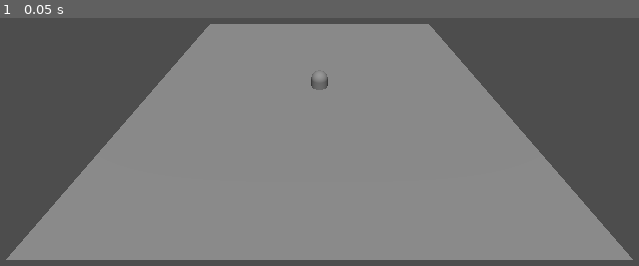
Above: before the commit, frame 1.
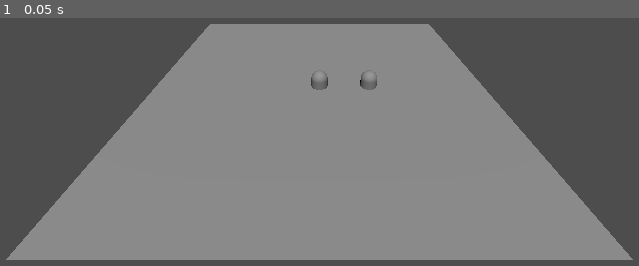
Above: after the commit, the same moment.

Repository: ZenanXing21/AI-NPC-Autonomous-World
Game: Godot game, scene res://scenes/town.tscn
Same seed, same stepped clock (60 frames per second), same inputs: the game is played once before the commit and once after it.
Inputs:
- Up to frame 1 (0.05 s): no input

The runs differ from the first frame. In frame 1, less than 0.1% of the frame differs, in the area x 56-59%, y 21-30%.
Error after the commit: Parse Error: Cannot infer the type of "target_pos" variable because the value doesn't have a set type. (res://scripts/npc_state_machine.gd:86)

Commit message:
Add Area3D-based NPC perception integrated with FSM

Diff:
--- a/scenes/town.tscn
+++ b/scenes/town.tscn
@@ -1,7 +1,7 @@
 [gd_scene format=3 uid="uid://c8a5067wldmr5"]
 
-[ext_resource type="Script" path="res://scripts/npc_bt_controller.gd" id="1_gt07c"]
-[ext_resource type="Resource" path="res://assets/ai/npc_behavior_tree.tres" id="2_bt"]
+[ext_resource type="Script" path="res://scripts/npc_state_machine.gd" id="1_gt07c"]
+[ext_resource type="Script" path="res://scripts/npc_perception.gd" id="2_sense"]
 
 [sub_resource type="NavigationMesh" id="NavigationMesh_vaf5k"]
 vertices = PackedVector3Array(-9.5, 0.5, -9.5, -9.5, 0.5, 9.5, 9.5, 0.5, 9.5, 9.5, 0.5, -9.5)
@@ -14,6 +14,9 @@
 
 [sub_resource type="CapsuleShape3D" id="CapsuleShape3D_ms2es"]
 
+[sub_resource type="SphereShape3D" id="SphereShape3D_perception"]
+radius = 6.0
+
 [node name="Game" type="Node3D" unique_id=1881319710]
 
 [node name="NavigationRegion3D" type="NavigationRegion3D" parent="." unique_id=721475733]
@@ -24,7 +27,6 @@
 
 [node name="CharacterBody3D" type="CharacterBody3D" parent="." unique_id=1797099388]
 script = ExtResource("1_gt07c")
-behavior_tree = ExtResource("2_bt")
 
 [node name="MeshInstance3D" type="MeshInstance3D" parent="CharacterBody3D" unique_id=1687184594]
 mesh = SubResource("CapsuleMesh_f2a5t")
@@ -37,6 +39,24 @@
 target_desired_distance = 0.5
 max_speed = 3.0
 
+[node name="PerceptionArea" type="Area3D" parent="CharacterBody3D"]
+script = ExtResource("2_sense")
+monitoring = true
+monitorable = true
+
+[node name="CollisionShape3D" type="CollisionShape3D" parent="CharacterBody3D/PerceptionArea"]
+shape = SubResource("SphereShape3D_perception")
+
+
+[node name="Player" type="CharacterBody3D" parent="." groups=["player"]]
+transform = Transform3D(1, 0, 0, 0, 1, 0, 0, 0, 1, 3, 0, 0)
+
+[node name="MeshInstance3D" type="MeshInstance3D" parent="Player"]
+mesh = SubResource("CapsuleMesh_f2a5t")
+
+[node name="CollisionShape3D" type="CollisionShape3D" parent="Player"]
+shape = SubResource("CapsuleShape3D_ms2es")
+
 [node name="Camera3D" type="Camera3D" parent="." unique_id=177350410]
 transform = Transform3D(1, 0, 0, 0, 0.8660254, 0.5, 0, -0.5, 0.8660254, 0, 10, 15)
 current = true
--- /dev/null
+++ b/scripts/npc_perception.gd
@@ -0,0 +1,64 @@
+extends Area3D
+
+signal target_seen(target: Node3D)
+signal target_lost(target: Node3D)
+
+@export var target_group: StringName = &"player"
+
+var owner_npc: Node
+
+func _ready() -> void:
+	owner_npc = get_parent()
+	if not body_entered.is_connected(_on_body_entered):
+		body_entered.connect(_on_body_entered)
+	if not body_exited.is_connected(_on_body_exited):
+		body_exited.connect(_on_body_exited)
+	_ensure_blackboard_keys()
+	print("[Perception] Ready. Monitoring targets in group: ", target_group)
+
+func _ensure_blackboard_keys() -> void:
+	if owner_npc == null:
+		return
+	if owner_npc.get("blackboard") == null:
+		owner_npc.set("blackboard", {})
+	var blackboard: Dictionary = owner_npc.get("blackboard")
+	if not blackboard.has("seen_targets"):
+		blackboard["seen_targets"] = []
+	owner_npc.set("blackboard", blackboard)
+
+func _on_body_entered(body: Node3D) -> void:
+	if not _is_valid_target(body):
+		return
+	_ensure_blackboard_keys()
+	var blackboard: Dictionary = owner_npc.get("blackboard")
+	var seen_targets: Array = blackboard.get("seen_targets", [])
+	if not seen_targets.has(body):
+		seen_targets.append(body)
+	blackboard["seen_targets"] = seen_targets
+	blackboard["current_target"] = body
+	owner_npc.set("blackboard", blackboard)
+	emit_signal("target_seen", body)
+	print("[Perception] Target seen: ", body.name)
+
+func _on_body_exited(body: Node3D) -> void:
+	if owner_npc == null:
+		return
+	if not _is_valid_target(body):
+		return
+	_ensure_blackboard_keys()
+	var blackboard: Dictionary = owner_npc.get("blackboard")
+	var seen_targets: Array = blackboard.get("seen_targets", [])
+	seen_targets.erase(body)
+	blackboard["seen_targets"] = seen_targets
+	if blackboard.get("current_target") == body:
+		blackboard.erase("current_target")
+	owner_npc.set("blackboard", blackboard)
+	emit_signal("target_lost", body)
+	print("[Perception] Target lost: ", body.name)
+
+func _is_valid_target(body: Node3D) -> bool:
+	if body == null:
+		return false
+	if target_group != StringName() and not body.is_in_group(target_group):
+		return false
+	return true
--- a/scripts/npc_state_machine.gd
+++ b/scripts/npc_state_machine.gd
@@ -12,9 +12,14 @@
 @export var player_path: NodePath
 
 @onready var nav_agent: NavigationAgent3D = $NavigationAgent3D
+@onready var perception_area: Area3D = $PerceptionArea
 
 var current_state: State
-var states := {}
+var states: Dictionary = {}
+var blackboard: Dictionary = {
+	"seen_targets": [],
+}
+
 var wait_time_left: float = 0.0
 var lost_player_timer: float = 0.0
 var patrol_target: Vector3
@@ -46,7 +51,7 @@
 		print("[FSM] Enter PatrolState")
 	func physics_update(npc, delta: float) -> void:
 		if npc.can_sense_player():
-			npc.investigate_target = npc.player.global_position
+			npc.investigate_target = npc.get_target_position()
 			npc.change_state("InvestigateState")
 			return
 
@@ -78,14 +83,15 @@
 	func physics_update(npc, delta: float) -> void:
 		if npc.can_sense_player():
 			npc.lost_player_timer = 0.0
-			npc.set_navigation_target(npc.player.global_position)
+			var target_pos := npc.get_target_position()
+			npc.set_navigation_target(target_pos)
 			npc.move_along_path(delta)
-			if npc.global_position.distance_to(npc.player.global_position) <= npc.chase_distance:
-				print("[FSM] Close to player while chasing")
+			if npc.global_position.distance_to(target_pos) <= npc.chase_distance:
+				print("[FSM] Close to target while chasing")
 		else:
 			npc.lost_player_timer += delta
 			if npc.lost_player_timer >= npc.lose_player_after_seconds:
-				print("[FSM] Player lost. Returning to patrol")
+				print("[FSM] Target lost. Returning to patrol")
 				npc.change_state("PatrolState")
 				return
 			npc.move_along_path(delta)
@@ -98,8 +104,12 @@
 		player = get_tree().get_first_node_in_group("player") as Node3D
 	if player == null:
 		player = get_parent().get_node_or_null("Camera3D") as Node3D
-	if player == null:
-		push_warning("[FSM] No player node assigned/found; NPC will stay in patrol behavior.")
+
+	if perception_area != null:
+		if perception_area.has_signal("target_seen") and not perception_area.is_connected("target_seen", Callable(self, "_on_target_seen")):
+			perception_area.connect("target_seen", Callable(self, "_on_target_seen"))
+		if perception_area.has_signal("target_lost") and not perception_area.is_connected("target_lost", Callable(self, "_on_target_lost")):
+			perception_area.connect("target_lost", Callable(self, "_on_target_lost"))
 
 	states = {
 		"IdleState": IdleState.new(),
@@ -125,9 +135,20 @@
 	current_state.enter(self)
 
 func can_sense_player() -> bool:
+	var seen_targets: Array = blackboard.get("seen_targets", [])
+	if not seen_targets.is_empty():
+		return true
 	if player == null:
 		return false
 	return global_position.distance_to(player.global_position) <= sense_distance
+
+func get_target_position() -> Vector3:
+	var target := blackboard.get("current_target") as Node3D
+	if target != null:
+		return target.global_position
+	if player != null:
+		return player.global_position
+	return global_position
 
 func pick_new_patrol_target() -> void:
 	var nav_map: RID = nav_agent.get_navigation_map()
@@ -169,3 +190,13 @@
 	else:
 		velocity = direction.normalized() * move_speed
 	move_and_slide()
+
+func _on_target_seen(target: Node3D) -> void:
+	blackboard["current_target"] = target
+	if current_state == states.get("PatrolState"):
+		investigate_target = target.global_position
+		change_state("InvestigateState")
+
+func _on_target_lost(target: Node3D) -> void:
+	if blackboard.get("current_target") == target:
+		blackboard.erase("current_target")
